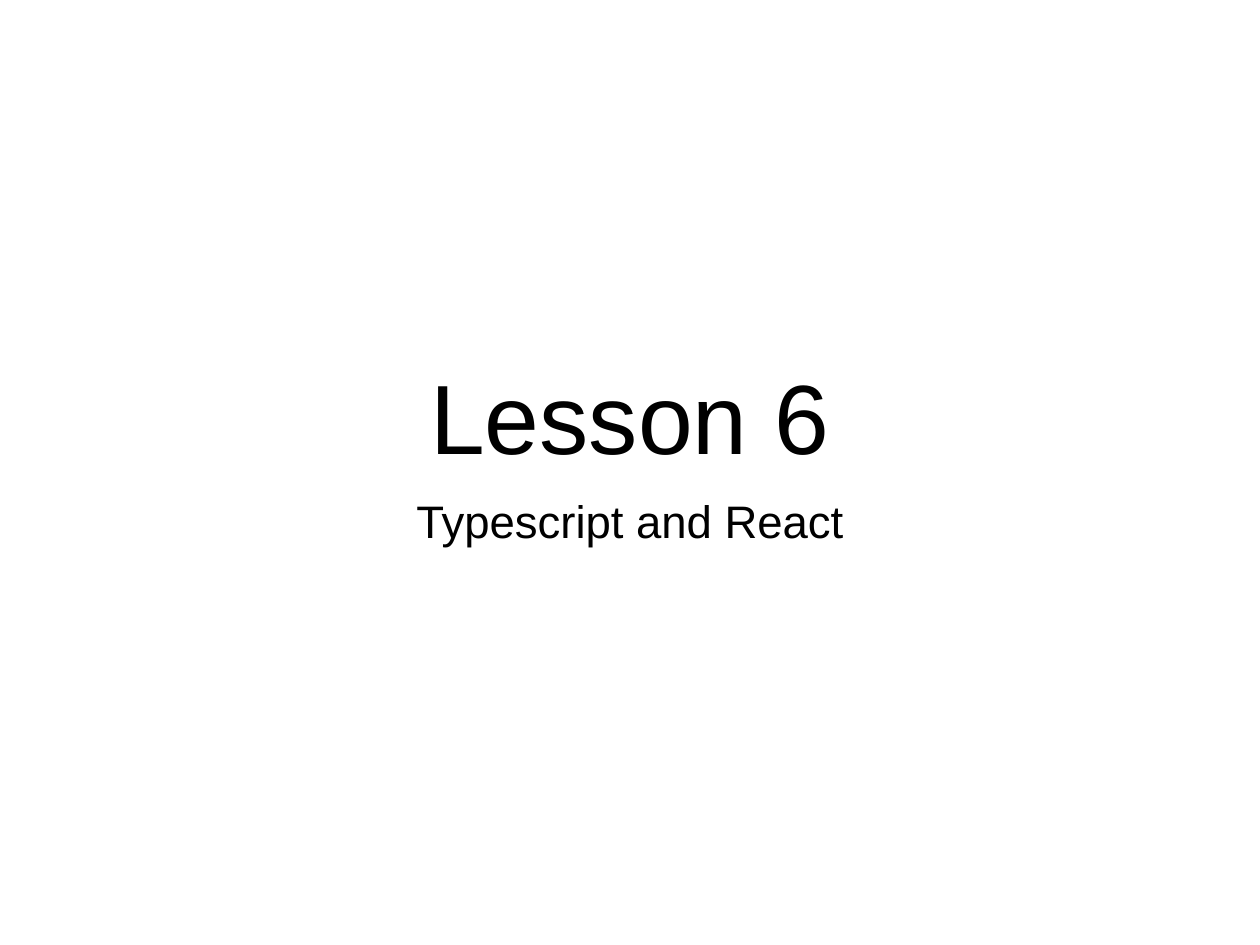
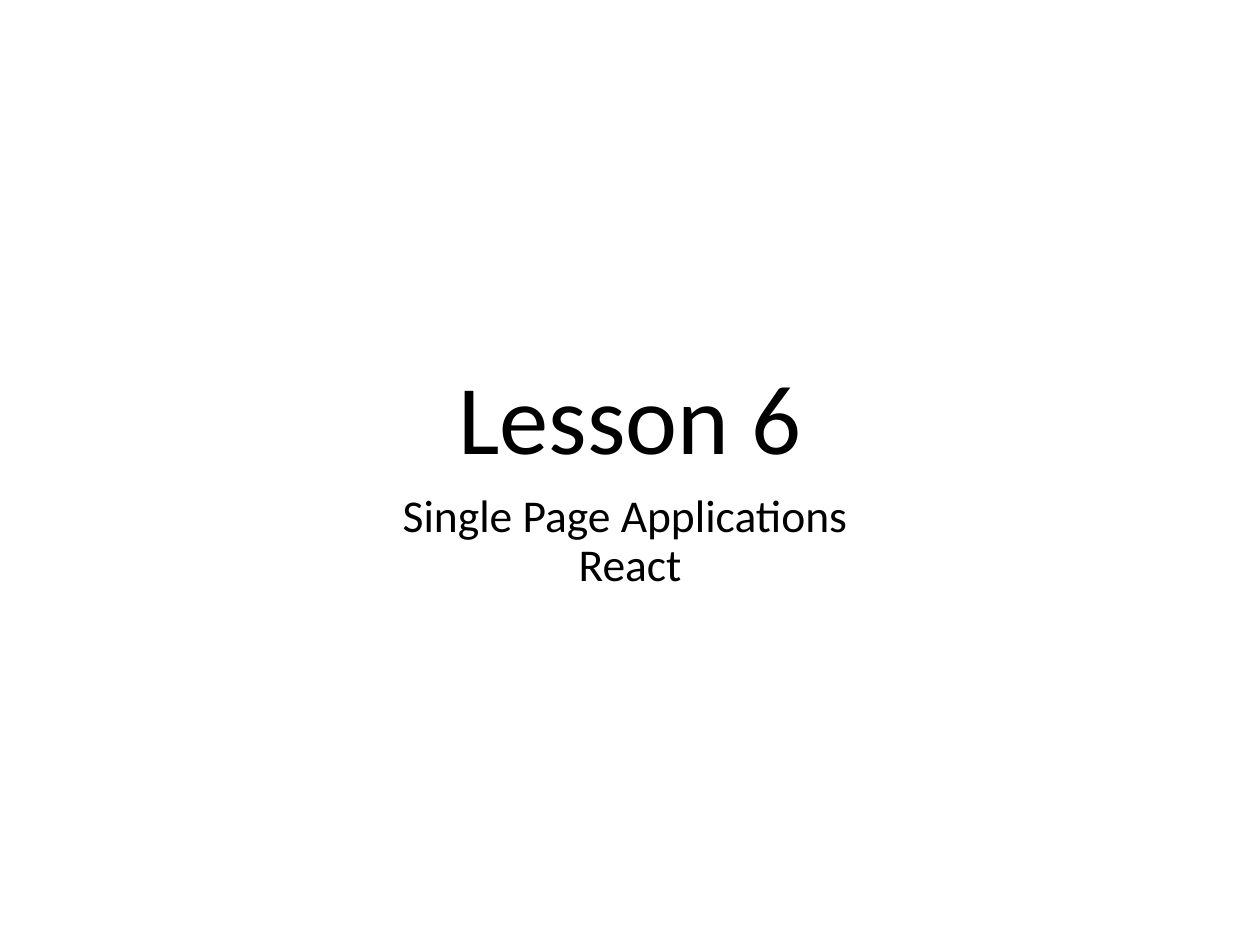
Before and after one commit to hogeschool/Development-5, a slide deck: slide 1 of Lectures/Lecture6/Lesson6.pptx. Drawn at 1260x945 pixels with LibreOffice and Linux fonts; fonts in the diff are those of the drawing. Boxes give left, top, right and bottom in pixels: in the first picture for what was removed or moved away, otherwise in the second. Text is boxed around its words. In the diff, an @@ line names an element or a change of style, - is before the commit and + after.

Commit message:
changed lesson 6

```diff
--- a/Lectures/Lecture6/Lesson6.pptx
+++ b/Lectures/Lecture6/Lesson6.pptx
@@ title "Lesson 6" at <box>458,387,801,455</box>: font Arial to Calibri @@
@@ subtitle at <box>403,500,847,582</box>: text changed; font Arial to Calibri @@
-Typescript and React
+Single Page Applications
+React
```
Also in this commit, not shown: 8 other slides changed, 14 slides added, 5 slides removed.
